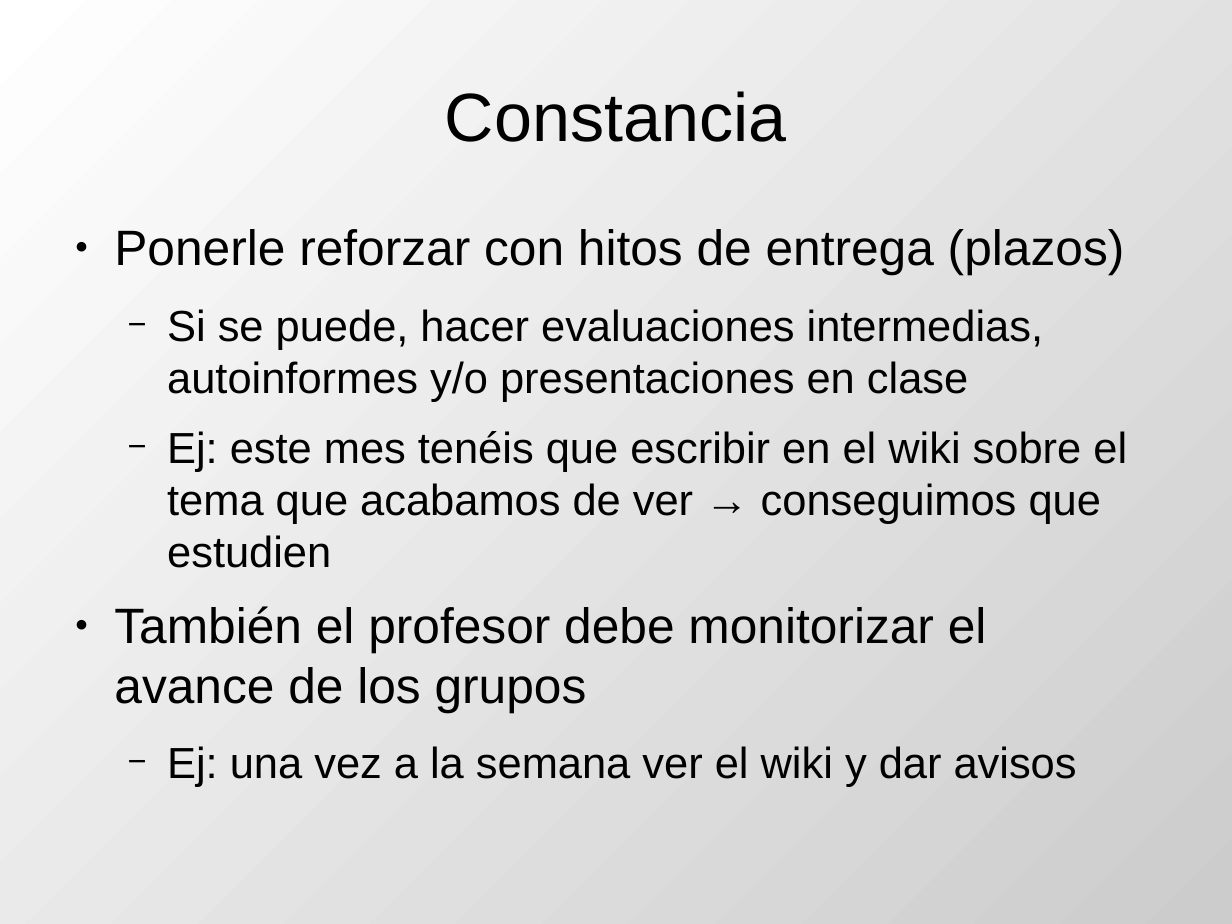
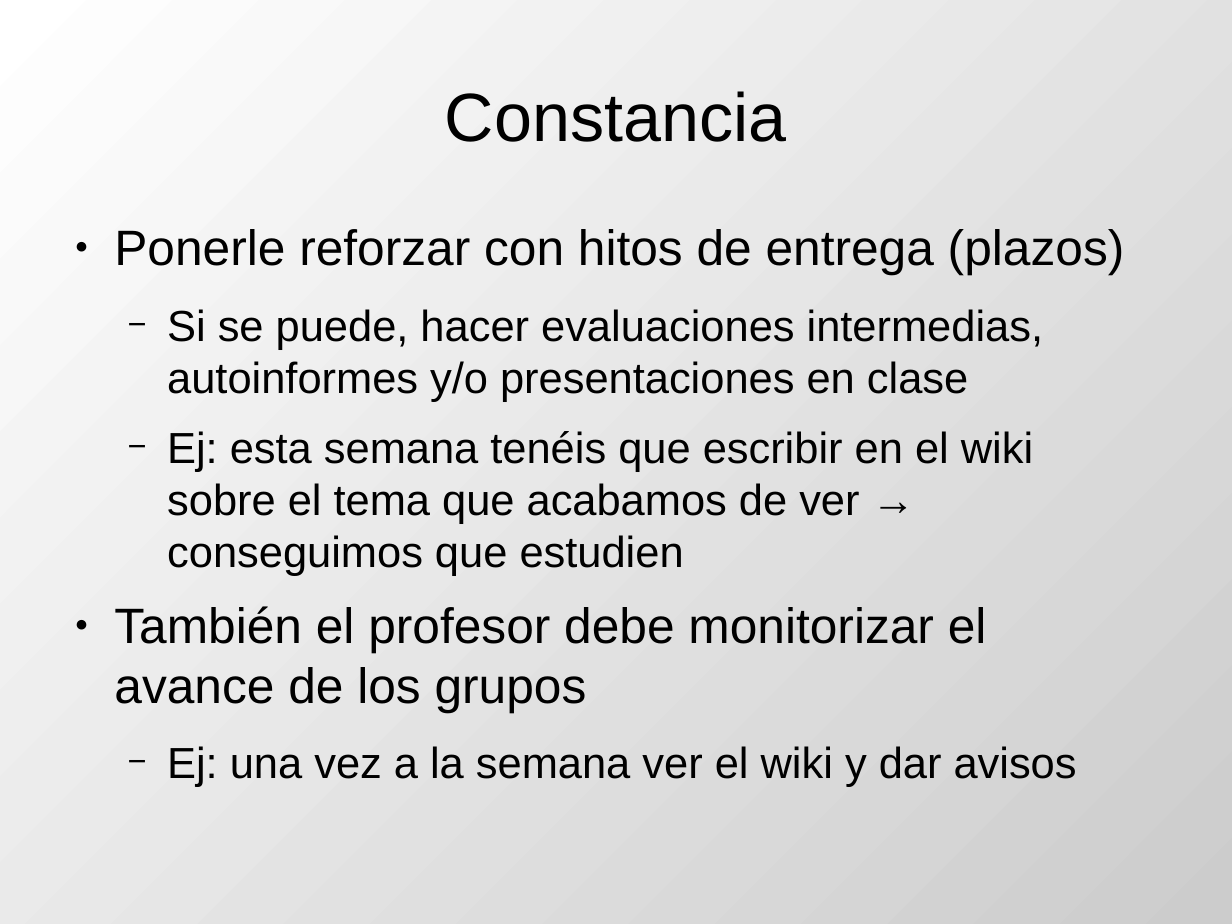
Before and after one commit to DrPantera/wikis4education, a slide deck: slide 33 of uca-2014/tema-5-IntroEvaluacionWikis.odp. Drawn at 1232x924 pixels with LibreOffice and Linux fonts; fonts in the diff are those of the drawing. Boxes give left, top, right and bottom in pixels: in the first picture for what was removed or moved away, otherwise in the second. Text is boxed around its words. In the diff, an @@ line names an element or a change of style, - is before the commit and + after.

Commit message:
Aclaracion

```diff
--- a/uca-2014/tema-5-IntroEvaluacionWikis.odp
+++ b/uca-2014/tema-5-IntroEvaluacionWikis.odp
@@ text at box(167, 431, 1033, 576): text changed @@
-  − Ej: este mes tenéis que escribir en el wiki sobre el tema que acabamos de ver → conseguimos que estudien
+  − Ej: esta semana tenéis que escribir en el wiki sobre el tema que acabamos de ver → conseguimos que estudien
```
